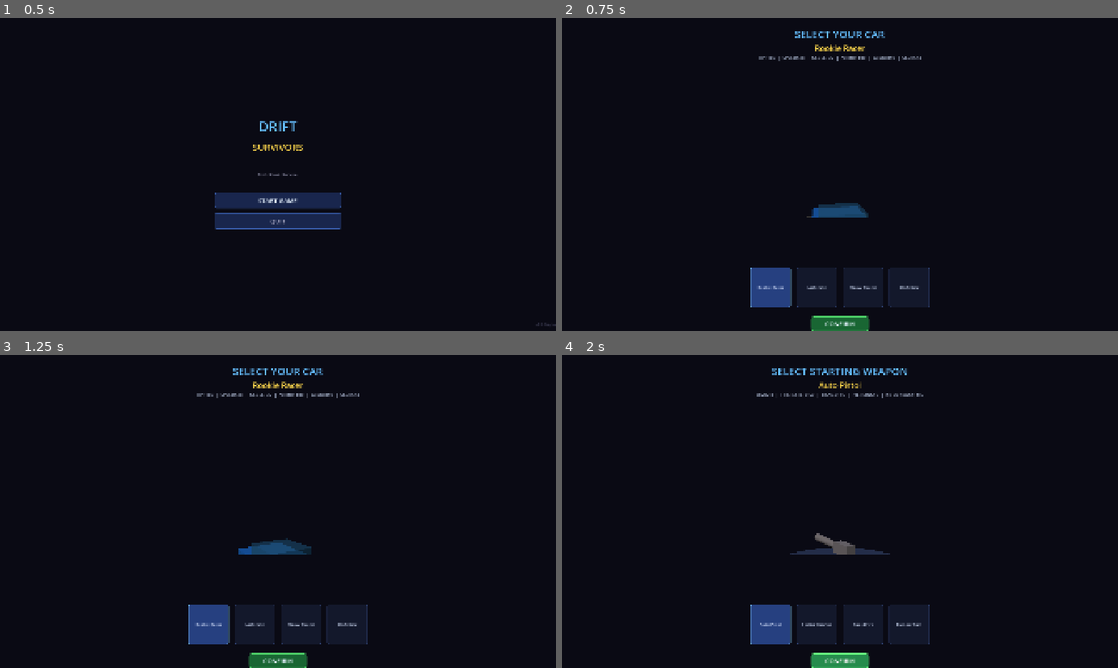
Above: before the commit, frames 1-4 (two rows, left to right).
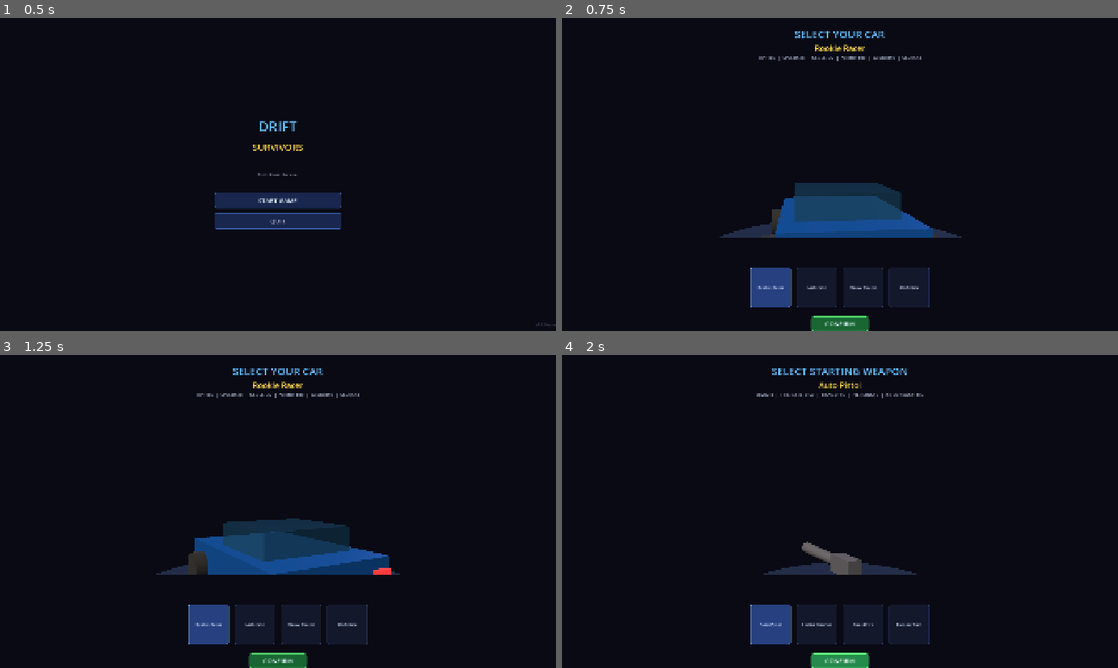
Above: after the commit, the same moments.

Repository: liuchangchangchang/drift-survivors
Game: Godot game, scene res://scenes/ui/main_menu.tscn
The game is run twice, just before and just after one commit, with the same random seed, the same clock (stepped at 60 frames per second) and the same inputs.
Inputs:
- Up to frame 1 (0.5 s): no input
- Up to frame 2 (0.75 s): click "START GAME" at 0.5 s
- Up to frame 3 (1.25 s): no input
- Up to frame 4 (2 s): click "CONFIRM" at 1.25 s

Frame 1 is identical in both runs. In frame 2, 4.2% of the frame differs, in the area x 28-72%, y 52-71%; in frame 3, 5.0%; in frame 4, 1.4%.

Commit message:
fix: car preview camera/sizing, car color per selection, test fix
- Lower camera (1.5y, 5z) and use anchor-based TextureRect sizing
  so 3D preview fills the area between title and cards
- Apply car-specific chassis color in game_arena based on
  selected_car_id (blue/yellow/green/red per car)
- Fix enemy spawner test: player at arena center (75,75) so
  clamped spawns still land 40+ units away

Co-Authored-By: Claude Opus 4.6 (1M context) <noreply@anthropic.com>

Diff:
--- a/src/game/game_arena.gd
+++ b/src/game/game_arena.gd
@@ -25,6 +25,13 @@
 var selected_weapon_id: String = "weapon_pistol"
 
 const ARENA_SIZE: float = 150.0
+
+const CAR_COLORS := {
+	"car_starter": Color(0.15, 0.5, 0.95),
+	"car_speed": Color(0.95, 0.8, 0.1),
+	"car_tank": Color(0.4, 0.6, 0.4),
+	"car_drift": Color(0.9, 0.15, 0.3),
+}
 
 func _ready() -> void:
 	_create_environment()
@@ -304,7 +311,7 @@
 	chassis.mesh = chassis_mesh
 	chassis.position = Vector3(0, 0.35, 0)
 	var chassis_mat := StandardMaterial3D.new()
-	chassis_mat.albedo_color = Color(0.15, 0.5, 0.95)
+	chassis_mat.albedo_color = CAR_COLORS.get(selected_car_id, Color(0.15, 0.5, 0.95))
 	chassis_mat.metallic = 0.6
 	chassis_mat.roughness = 0.3
 	chassis.material_override = chassis_mat
--- a/src/ui/car_select_ui.gd
+++ b/src/ui/car_select_ui.gd
@@ -76,16 +76,16 @@
 func _setup_3d_preview() -> void:
 	# SubViewport for 3D rendering
 	_preview_viewport = SubViewport.new()
-	_preview_viewport.size = Vector2i(600, 400)
+	_preview_viewport.size = Vector2i(800, 500)
 	_preview_viewport.transparent_bg = true
 	_preview_viewport.render_target_update_mode = SubViewport.UPDATE_ALWAYS
 	# 3D scene inside viewport
 	_preview_root = Node3D.new()
 	# Camera
 	var cam := Camera3D.new()
-	cam.position = Vector3(0, 2.5, 6)
-	cam.look_at(Vector3(0, 0.5, 0))
-	cam.fov = 35
+	cam.position = Vector3(0, 1.5, 5)
+	cam.look_at(Vector3(0, 0.3, 0))
+	cam.fov = 30
 	_preview_root.add_child(cam)
 	# Lighting
 	var key_light := DirectionalLight3D.new()
@@ -113,9 +113,10 @@
 	var tex_rect := TextureRect.new()
 	tex_rect.texture = _preview_viewport.get_texture()
 	tex_rect.stretch_mode = TextureRect.STRETCH_KEEP_ASPECT_CENTERED
-	tex_rect.set_anchors_preset(Control.PRESET_CENTER)
-	tex_rect.position = Vector2(-300, -250)
-	tex_rect.size = Vector2(600, 400)
+	tex_rect.anchor_left = 0.15
+	tex_rect.anchor_right = 0.85
+	tex_rect.anchor_top = 0.15
+	tex_rect.anchor_bottom = 0.7
 	tex_rect.mouse_filter = Control.MOUSE_FILTER_IGNORE
 	add_child(tex_rect)
 
--- a/src/ui/weapon_select_ui.gd
+++ b/src/ui/weapon_select_ui.gd
@@ -75,7 +75,7 @@
 
 func _setup_3d_preview() -> void:
 	_preview_viewport = SubViewport.new()
-	_preview_viewport.size = Vector2i(600, 400)
+	_preview_viewport.size = Vector2i(800, 500)
 	_preview_viewport.transparent_bg = true
 	_preview_viewport.render_target_update_mode = SubViewport.UPDATE_ALWAYS
 	_preview_root = Node3D.new()
@@ -107,9 +107,10 @@
 	var tex_rect := TextureRect.new()
 	tex_rect.texture = _preview_viewport.get_texture()
 	tex_rect.stretch_mode = TextureRect.STRETCH_KEEP_ASPECT_CENTERED
-	tex_rect.set_anchors_preset(Control.PRESET_CENTER)
-	tex_rect.position = Vector2(-300, -250)
-	tex_rect.size = Vector2(600, 400)
+	tex_rect.anchor_left = 0.15
+	tex_rect.anchor_right = 0.85
+	tex_rect.anchor_top = 0.15
+	tex_rect.anchor_bottom = 0.7
 	tex_rect.mouse_filter = Control.MOUSE_FILTER_IGNORE
 	add_child(tex_rect)
 
--- a/test/unit/test_enemy_spawner.gd
+++ b/test/unit/test_enemy_spawner.gd
@@ -6,7 +6,7 @@
 func before_each():
 	_spawner = EnemySpawner.new()
 	_player = Node3D.new()
-	_player.global_position = Vector3(25, 0, 25)
+	_player.global_position = Vector3(75, 0, 75)
 	_spawner.player = _player
 	_spawner.max_enemies = 5
 	add_child_autofree(_player)
